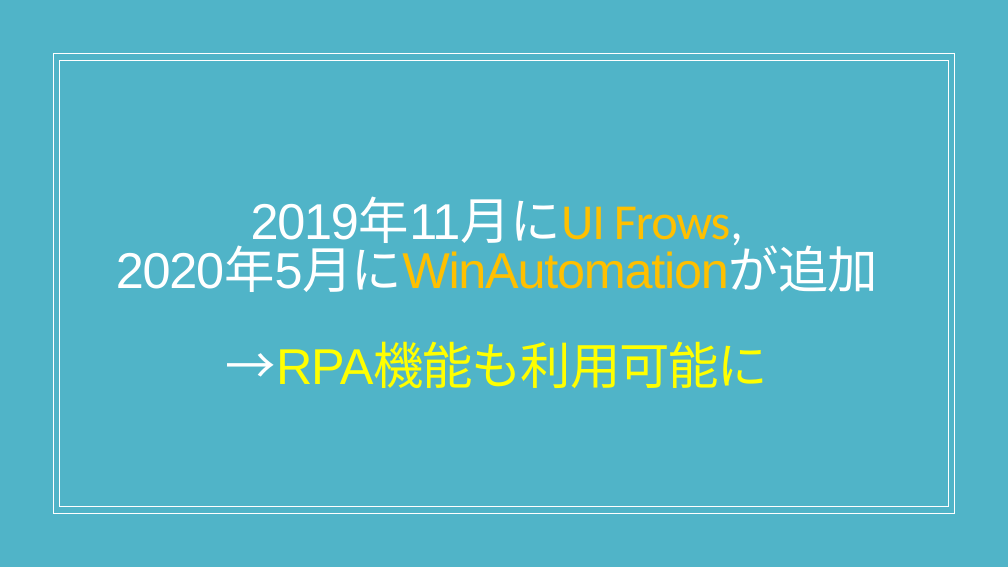
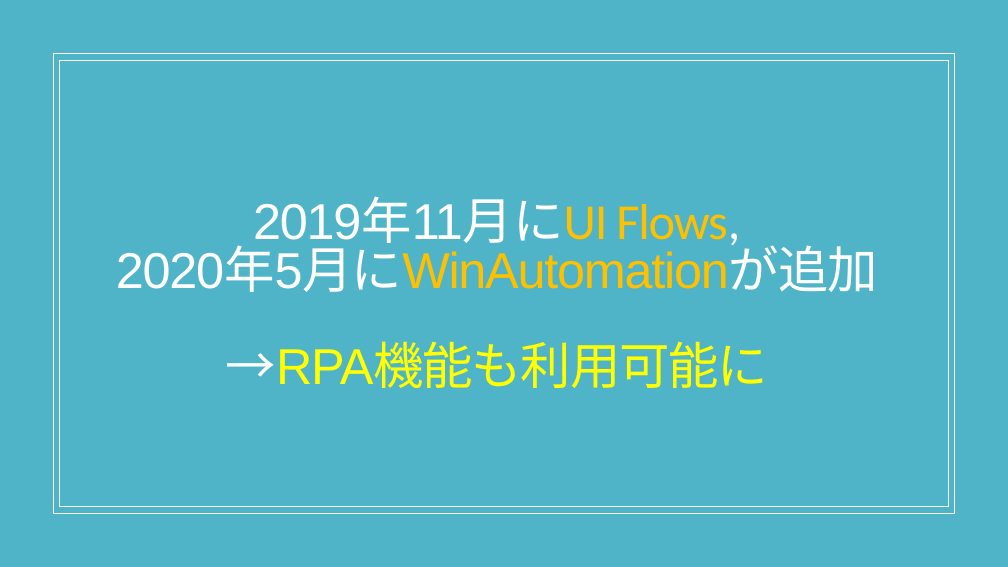
Before and after one commit to RinonDJ/Intro_git, a slide deck: slide 11 of PowerAutomateLT.pptx. Drawn at 1008x567 pixels with LibreOffice and Linux fonts; fonts in the diff are those of the drawing. Boxes give left, top, right and bottom in pixels: in the first picture for what was removed or moved away, otherwise in the second. Text is boxed around its words. In the diff, an @@ line names an element or a change of style, - is before the commit and + after.

Commit message:
update

```diff
--- a/PowerAutomateLT.pptx
+++ b/PowerAutomateLT.pptx
@@ title at (116,199,878,388): text changed @@
-2019年11月にUI Frows,
-2020年5月にWinAutomationが追加
-→RPA機能も利用可能に
+2019年11月にUI Flows,
+2020年5月にWinAutomationが追加
+→RPA機能も利用可能に
```
Also in this commit, not shown: 2 other slides changed.
